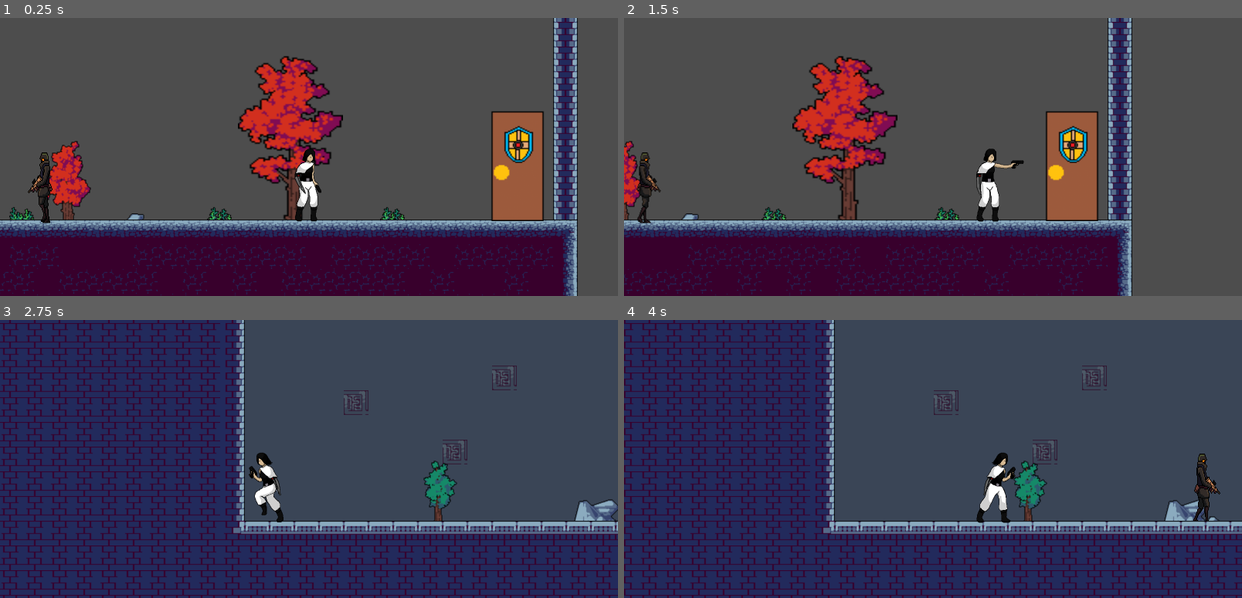
Above: before the commit, frames 1-4 (two rows, left to right).
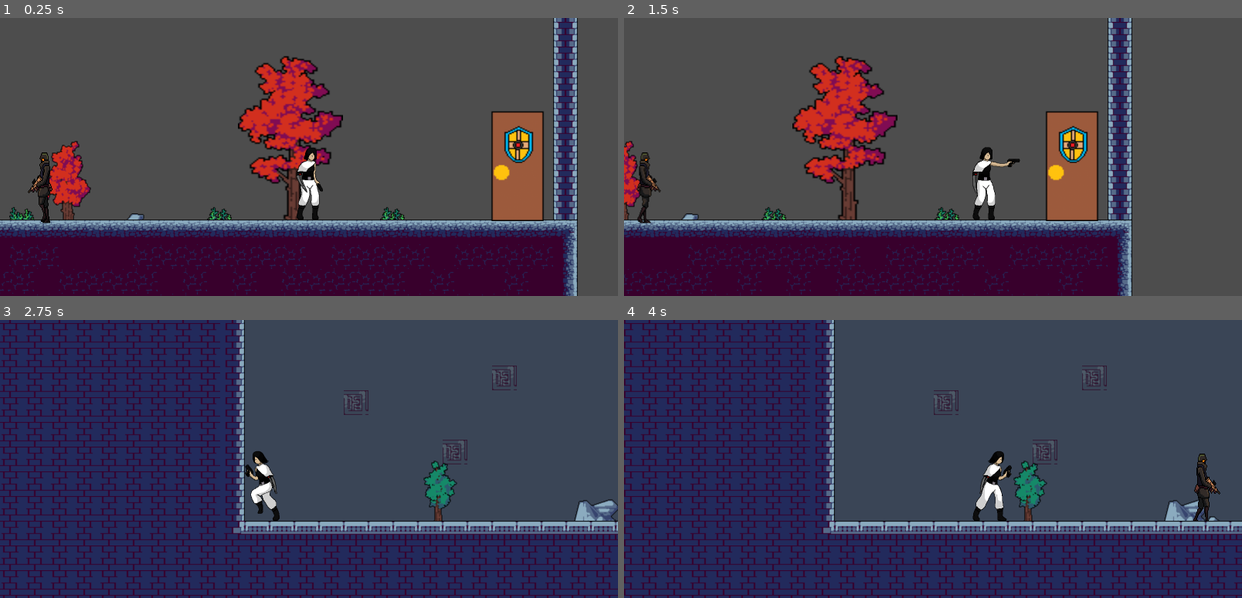
Above: after the commit, the same moments.

Repository: Corsa-Technologies/Terra1-seguro
Game: Godot game, scene res://Níveis/Nível1/Nível 1.tscn
Two runs of this game, one before a commit and one after it. Both use one fixed random seed, a clock stepped at 60 frames per second and the inputs below. This scene is started directly instead of the project's main scene.
Inputs:
- Up to frame 1 (0.25 s): no input
- Up to frame 2 (1.5 s): tap Enter (ataque) at 0.5 s; hold Enter (ataque) 0.53-1.28 s; hold Right (ui_right) from 0.53 s (still down); tap Up (ui_up) at 0.77 s; tap Backspace (tiro) at 1.35 s
- Up to frame 3 (2.75 s): tap Up (ui_up) at 1.52 s; release Right (ui_right) at 2.03 s; hold Left (ui_left) from 2.03 s (still down); hold Enter (ataque) from 2.03 s (still down)
- Up to frame 4 (4 s): release Left (ui_left) at 2.78 s; release Enter (ataque) at 2.78 s; hold Right (ui_right) from 2.78 s (still down); tap Backspace (tiro) at 2.85 s; tap Up (ui_up) at 3.02, 3.77 s; hold Enter (ataque) from 3.53 s (still down)

The runs differ from the first frame. In frame 1, 0.4% of the frame differs, in the area x 47-53%, y 46-74%; in frame 2, 0.8%, in the area x 56-65%, y 46-74%; in frame 3, 0.6%; in frame 4, 0.8%.

Commit message:
Correção da Hitboxlamina da Aya

Diff:
--- a/Player/Scripts/movimento.gd
+++ b/Player/Scripts/movimento.gd
@@ -99,9 +99,9 @@
 	# Ajuste a posição da hitbox com base na direção do player
 	if is_attacking:
 		if animated_sprite.flip_h:  # Se o sprite estiver virado para a esquerda
-			hitboxlamina.position.x = -50  # Ajuste a posição para a esquerda (valor negativo)
+			hitboxlamina.position.x = -8  # Ajuste a posição para a esquerda (valor negativo)
 		else:
-			hitboxlamina.position.x = 50  # Ajuste a posição para a direita (valor positivo)
+			hitboxlamina.position.x = 10  # Ajuste a posição para a direita (valor positivo)
 
 	move_and_slide()
 
--- a/Player/playercena.tscn
+++ b/Player/playercena.tscn
@@ -21,13 +21,13 @@
 atlas = ExtResource("2_2ortg")
 region = Rect2(441, 600, 134, 200)
 
-[sub_resource type="AtlasTexture" id="AtlasTexture_xkpy8"]
-atlas = ExtResource("2_2ortg")
-region = Rect2(149, 0, 130, 201)
-
-[sub_resource type="AtlasTexture" id="AtlasTexture_7tak2"]
-atlas = ExtResource("2_2ortg")
-region = Rect2(0, 0, 130, 201)
+[sub_resource type="AtlasTexture" id="AtlasTexture_x0oax"]
+atlas = ExtResource("3_rnmfg")
+region = Rect2(150, 0, 100, 200)
+
+[sub_resource type="AtlasTexture" id="AtlasTexture_wpvxd"]
+atlas = ExtResource("3_rnmfg")
+region = Rect2(0, 0, 89, 200)
 
 [sub_resource type="AtlasTexture" id="AtlasTexture_5sitf"]
 atlas = ExtResource("3_rnmfg")
@@ -106,10 +106,10 @@
 }, {
 "frames": [{
 "duration": 1.0,
-"texture": SubResource("AtlasTexture_xkpy8")
-}, {
-"duration": 1.0,
-"texture": SubResource("AtlasTexture_7tak2")
+"texture": SubResource("AtlasTexture_x0oax")
+}, {
+"duration": 1.0,
+"texture": SubResource("AtlasTexture_wpvxd")
 }],
 "loop": true,
 "name": &"idle",
@@ -174,7 +174,7 @@
 }]
 
 [sub_resource type="RectangleShape2D" id="RectangleShape2D_jeks6"]
-size = Vector2(58, 43)
+size = Vector2(43, 43)
 
 [sub_resource type="RectangleShape2D" id="RectangleShape2D_3n7is"]
 size = Vector2(38, 87)
@@ -187,7 +187,7 @@
 script = ExtResource("1_kiena")
 
 [node name="AnimatedSprite2D" type="AnimatedSprite2D" parent="."]
-position = Vector2(8, 10)
+position = Vector2(3, 8)
 scale = Vector2(0.5, 0.485)
 sprite_frames = SubResource("SpriteFrames_g48ma")
 animation = &"ataque"
@@ -203,7 +203,7 @@
 priority = 1
 
 [node name="CollisionShape2D" type="CollisionShape2D" parent="hitboxlamina"]
-position = Vector2(10, -5.5)
+position = Vector2(0.5, -7)
 shape = SubResource("RectangleShape2D_jeks6")
 
 [node name="CollisionShape2D" type="CollisionShape2D" parent="."]
